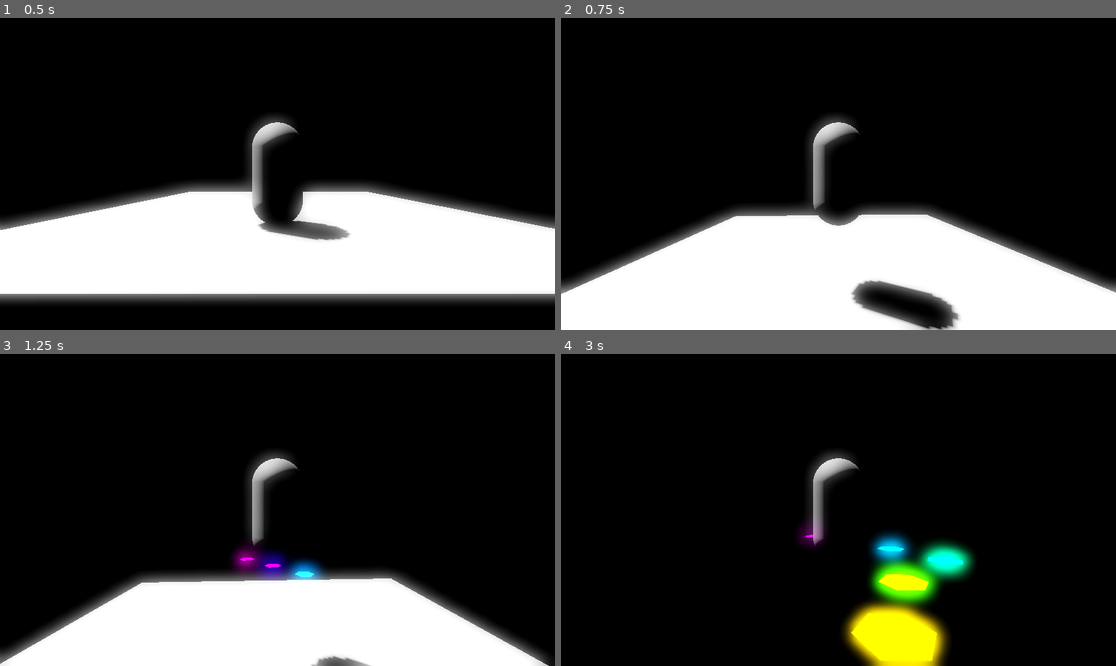
Above: before the commit, frames 1-4 (two rows, left to right).
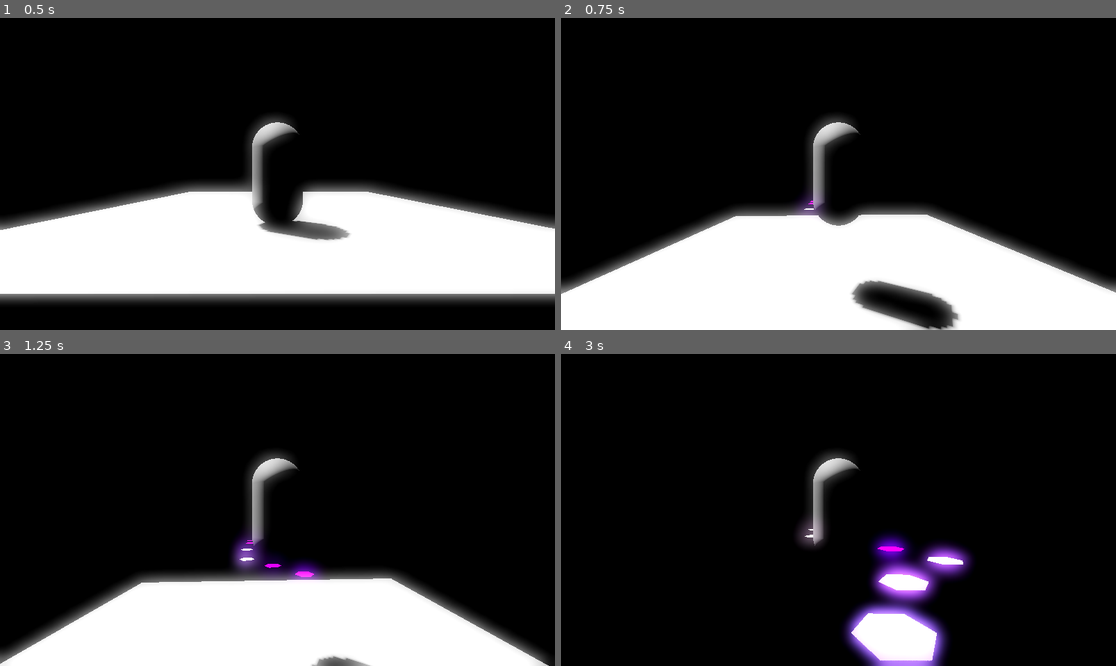
Above: after the commit, the same moments.

Repository: MartinGebske/GWJ_02_2026
Game: Godot game, scene res://scenes/test.tscn
Same seed, same stepped clock (60 frames per second), same inputs: the game is played once before the commit and once after it.
Inputs (mouse positions are in pixels of both pictures, inside the frame that each line leads up to):
- Up to frame 1 (0.5 s): no input
- Up to frame 2 (0.75 s): tap Enter (ui_accept) at 0.5 s; move the mouse to (866, 174) at 0.52 s; hold Up (ui_up) from 0.53 s (still down)
- Up to frame 3 (1.25 s): keep holding Up (ui_up); tap Enter (ui_accept) at 0.77 s
- Up to frame 4 (3 s): keep holding Up (ui_up); move the mouse to (810, 510) at 1.27 s; tap Enter (ui_accept) at 1.52 s; move the mouse to (849, 503) at 2.02 s; move the mouse to (832, 516) at 2.77 s

Frame 1 is identical in both runs. In frame 2, 0.3% of the frame differs, in the area x 42-48%, y 56-64%; in frame 3, 1.3%; in frame 4, 6.7%, in the area x 42-75%, y 53-100%.

Commit message:
Refactoring and add new tracks

Diff:
--- a/scenes/test.tscn
+++ b/scenes/test.tscn
@@ -1,10 +1,11 @@
-[gd_scene load_steps=12 format=3 uid="uid://y2avlqtgpfmq"]
+[gd_scene load_steps=13 format=3 uid="uid://y2avlqtgpfmq"]
 
-[ext_resource type="AudioStream" uid="uid://cdrxkpdyu80qt" path="res://music/07-Launch-into-the-Sky-FULL-SM466.mp3" id="1_errlg"]
+[ext_resource type="AudioStream" uid="uid://cbtvrk3xgdvw0" path="res://music/22-Electronic-Bliss-FULL-SM454.mp3" id="1_lpvoh"]
 [ext_resource type="PackedScene" uid="uid://13mopqa4f0hq" path="res://scenes/spectrum.tscn" id="2_bl13t"]
 [ext_resource type="PackedScene" uid="uid://c6uu5dw7ulf0p" path="res://scenes/player.tscn" id="3_iyx0m"]
 [ext_resource type="Script" uid="uid://nb18651bihyd" path="res://scripts/deadzone.gd" id="4_74lek"]
 [ext_resource type="PackedScene" uid="uid://qgge5xroqoln" path="res://scenes/bar.tscn" id="5_j5jx5"]
+[ext_resource type="Script" uid="uid://v2emx3ulh1g7" path="res://scripts/color_palette.gd" id="6_lpvoh"]
 
 [sub_resource type="ProceduralSkyMaterial" id="ProceduralSkyMaterial_bl13t"]
 sky_horizon_color = Color(0.66224277, 0.6717428, 0.6867428, 1)
@@ -50,10 +51,11 @@
 environment = SubResource("Environment_74lek")
 
 [node name="AudioStreamPlayer" type="AudioStreamPlayer" parent="."]
-stream = ExtResource("1_errlg")
+stream = ExtResource("1_lpvoh")
 autoplay = true
 
 [node name="Spectrum" parent="." instance=ExtResource("2_bl13t")]
+bar_count = 16
 
 [node name="Player" parent="." instance=ExtResource("3_iyx0m")]
 transform = Transform3D(-4.371139e-08, 0, -1, 0, 1, 0, 1, 0, -4.371139e-08, -10.371973, 8, -2)
@@ -78,3 +80,7 @@
 [node name="bar" parent="." instance=ExtResource("5_j5jx5")]
 transform = Transform3D(1, 0, 0, 0, 1, 0, 0, 0, 1, 0, 10.083185, 0)
 visible = false
+
+[node name="ColorPalette" type="Node" parent="."]
+script = ExtResource("6_lpvoh")
+palette_type = 5
--- a/scripts/audio_spectrum.gd
+++ b/scripts/audio_spectrum.gd
@@ -1,5 +1,4 @@
 extends Node3D
-
 
 const FREQ_MAX: float = 11050.0
 const MIN_DB: int = 60
@@ -13,66 +12,64 @@
 
 var spectrum = AudioEffectSpectrumAnalyzerInstance
 var heights: Array[Height] = []
-var cubes: Array = []
+var bars: Array = []
 
 var bar_scene: PackedScene = preload("res://scenes/bar.tscn")
 
-var random: RandomNumberGenerator = RandomNumberGenerator.new()
+@onready var color_palette: BarColorPalette = $"../ColorPalette"
+
 
 func _ready() -> void:
-	random.randomize()
-	var previous_z: float = 0.0
+	spectrum = AudioServer.get_bus_effect_instance(0, 0)
+	create_bars(bar_count)
 
-	spectrum = AudioServer.get_bus_effect_instance(0, 0)
-	for i in bar_count:
-		heights.append(Height.new())
-
-		var new_bar = bar_scene.instantiate()
-		new_bar.position.x = i * 5.0
-		new_bar.scale.x = 3.0
-		new_bar.scale.z = 3.0
-
-		var new_z = calculate_z_position(previous_z, max_z_offset,max_jump_distance, smoothness)
-		new_bar.position.z = new_z
-		previous_z = new_z
-
-		add_child(new_bar)
-		cubes.append(new_bar)
-
-		# Create shader material
-		var shader_material = ShaderMaterial.new()
-		shader_material.shader = preload("res://shaders/hologram.gdshader")
-		var mesh_instance = new_bar.get_node("MeshInstance3D")
-		mesh_instance.material_override = shader_material
 
 func _physics_process(_delta: float) -> void:
 	_update_spectrum_data()
 	display_something()
 
-func display_something() -> void:
-	for i in bar_count:
-		var hue = float(i) / float(bar_count - 1)
-		var l_color = Color.from_hsv(hue, 1.0, 1.0)
+func create_bars(count: int) -> void:
+	var previous_z: float = 0.0
 
-		var height := float(max(heights[i].actual * 10.0, 0.01))
+	for i in range(count):
+		heights.append(Height.new())
 
-		var bar = cubes[i]
+		var bar: Node3D = bar_scene.instantiate()
+		bar.position.x = i * 5.0
+		bar.scale = Vector3(3.0, 2.0, 3.0)
+
+		var new_z = calculate_z_position(previous_z, max_z_offset, max_jump_distance, smoothness)
+		bar.position.z = new_z
+		previous_z = new_z
+
+		add_child(bar)
+
+		# Cache nodes ONCE
 		var mesh: MeshInstance3D = bar.get_node("MeshInstance3D")
 		var collision: CollisionShape3D = bar.get_node("CollisionShape3D")
 
-		bar.scale = Vector3(3.0, 2.0, 3.0) # Y immer 1 lassen!
+		var shader_material := ShaderMaterial.new()
+		shader_material.shader = preload("res://shaders/hologram.gdshader")
+		mesh.material_override = shader_material
 
-		mesh.scale.y = height
-		#mesh.scale.y = lerp(mesh.scale.y, height, 0.3)
+		bars.append({
+			"bar": bar,
+			"mesh": mesh,
+			"collision": collision,
+			"material": shader_material
+		})
 
-		collision.position.y = height / 2.0 - player_offset
-		#collision.position.y = mesh.scale.y / 2.0 - player_offset
 
-		bar.position.y = 0.0
+func display_something() -> void:
+	for i in range(bar_count):
+		var data = bars[i]
 
-		var mesh_instance = cubes[i].get_node("MeshInstance3D")
-		var material = mesh_instance.material_override
-		material.set_shader_parameter("color", l_color)
+		var height := float(max(heights[i].actual * 10.0, 0.01))
+		var color = color_palette.get_color(i, bar_count)
+
+		data.mesh.scale.y = height
+		data.collision.position.y = height / 2.0 - player_offset
+		data.material.set_shader_parameter("color", color)
 
 
 func _update_spectrum_data() -> void:
--- /dev/null
+++ b/scripts/color_palette.gd
@@ -0,0 +1,62 @@
+extends Node
+class_name BarColorPalette
+
+enum PaletteType {
+	NEON,
+	RETRO,
+	PASTELL,
+	YELLOW,
+	BLUE,
+	VIOLETT,
+	MONOCHROMATIC,
+	RAINBOW
+}
+
+@export var palette_type: PaletteType = PaletteType.NEON
+
+func get_color(bar_index: int, total_bars: int) -> Color:
+	match palette_type:
+		PaletteType.NEON:
+			var colors = [
+				Color("#00FFFF"), Color("#FF00FF"), Color("#FFFF00"),
+				Color("#00FF00"), Color("#FF8000"), Color("#FF0000")
+				]
+			return colors[bar_index % colors.size()]
+		PaletteType.RETRO:
+			var colors = [
+				Color("#FF0000"), Color("#00FF00"), Color("#0000FF"),
+				Color("#FFFF00"), Color("#FF00FF")
+			]
+			return colors[bar_index % colors.size()]
+		PaletteType.PASTELL:
+			var colors = [
+				Color("#FFD1DC"), Color("#DDA0DD"), Color("#98FB98"),
+				Color("#87CEFA"), Color("#F0E68C")
+			]
+			return colors[bar_index % colors.size()]
+		PaletteType.YELLOW:
+			var colors = [
+				Color("#FFFF99"), Color("#FFFF66"), Color("#FFFF00"),
+				Color("#FFCC00"), Color("#FF9900"), Color("#CC9900")
+			]
+			return colors[bar_index % colors.size()]
+		PaletteType.BLUE:
+			var colors = [
+				Color("#00FFFF"), Color("#00BFFF"), Color("#1E90FF"),
+				Color("#0000FF"), Color("#0000CC"), Color("#00008B")
+				]
+			return colors[bar_index % colors.size()]
+		PaletteType.VIOLETT:
+			var colors = [
+				Color("#B388FF"), Color("#9966FF"), Color("#8040C0"),
+				Color("#663399"), Color("#4D0099"), Color("#330066")
+				]
+			return colors[bar_index % colors.size()]
+		PaletteType.MONOCHROMATIC:
+			var grayscale = 0.3 + (bar_index / float(total_bars) * 0.7)
+			return Color(grayscale, grayscale, grayscale)
+		PaletteType.RAINBOW:
+			var hue = float(bar_index) / float(total_bars)
+			return Color.from_hsv(hue, 0.8, 1.0)
+		_:
+			return Color.WHITE
--- a/scripts/player.gd
+++ b/scripts/player.gd
@@ -1,5 +1,4 @@
 extends CharacterBody3D
-
 
 @export var mouse_sensitivity: float = 0.00075
 @export var min_boundary: float = -60.0
Not shown, removed: music/07-Launch-into-the-Sky-FULL-SM466.mp3.import
Not shown, added: music/22-Electronic-Bliss-FULL-SM454.mp3.import
Not shown, added: music/Brick-Wall-HRK024501.mp3.import
Not shown, added: music/Metal-Death-ORJ014301.mp3.import
Not shown, added: music/Upswing-DNT012901.mp3.import
Not shown, added: scripts/color_palette.gd.uid
Not shown, changed: music/07-Launch-into-the-Sky-FULL-SM466.mp3
Not shown, added: music/22-Electronic-Bliss-FULL-SM454.mp3
Not shown, added: music/Brick-Wall-HRK024501.mp3
Not shown, added: music/Metal-Death-ORJ014301.mp3
Not shown, added: music/Upswing-DNT012901.mp3
